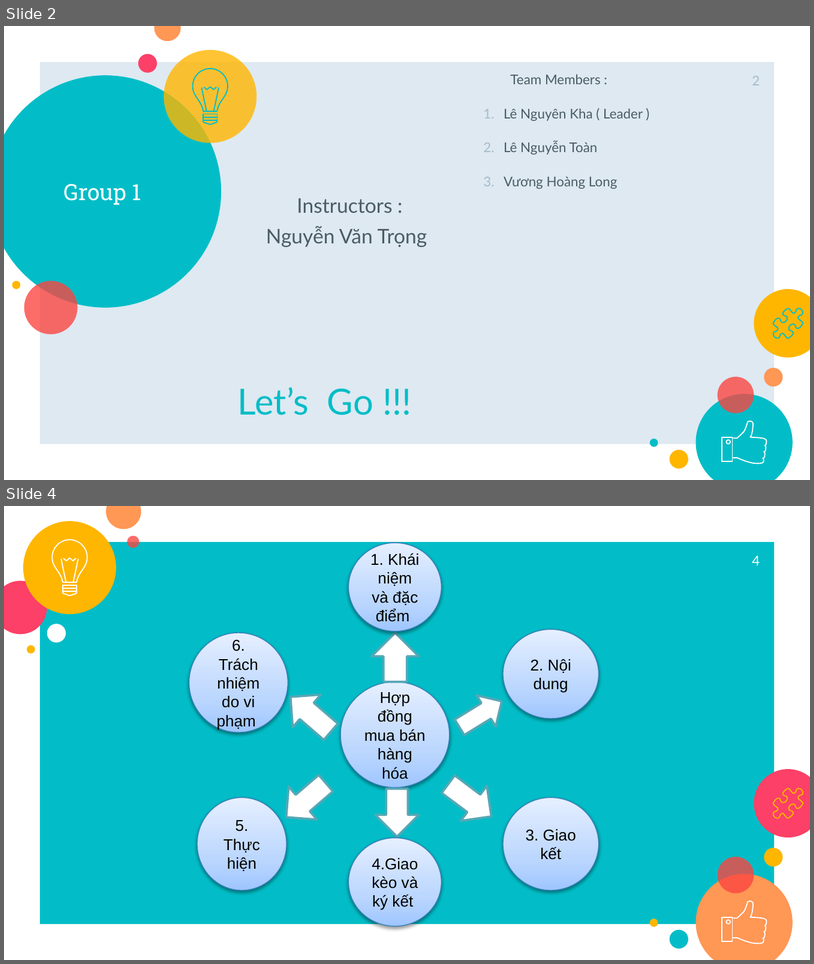
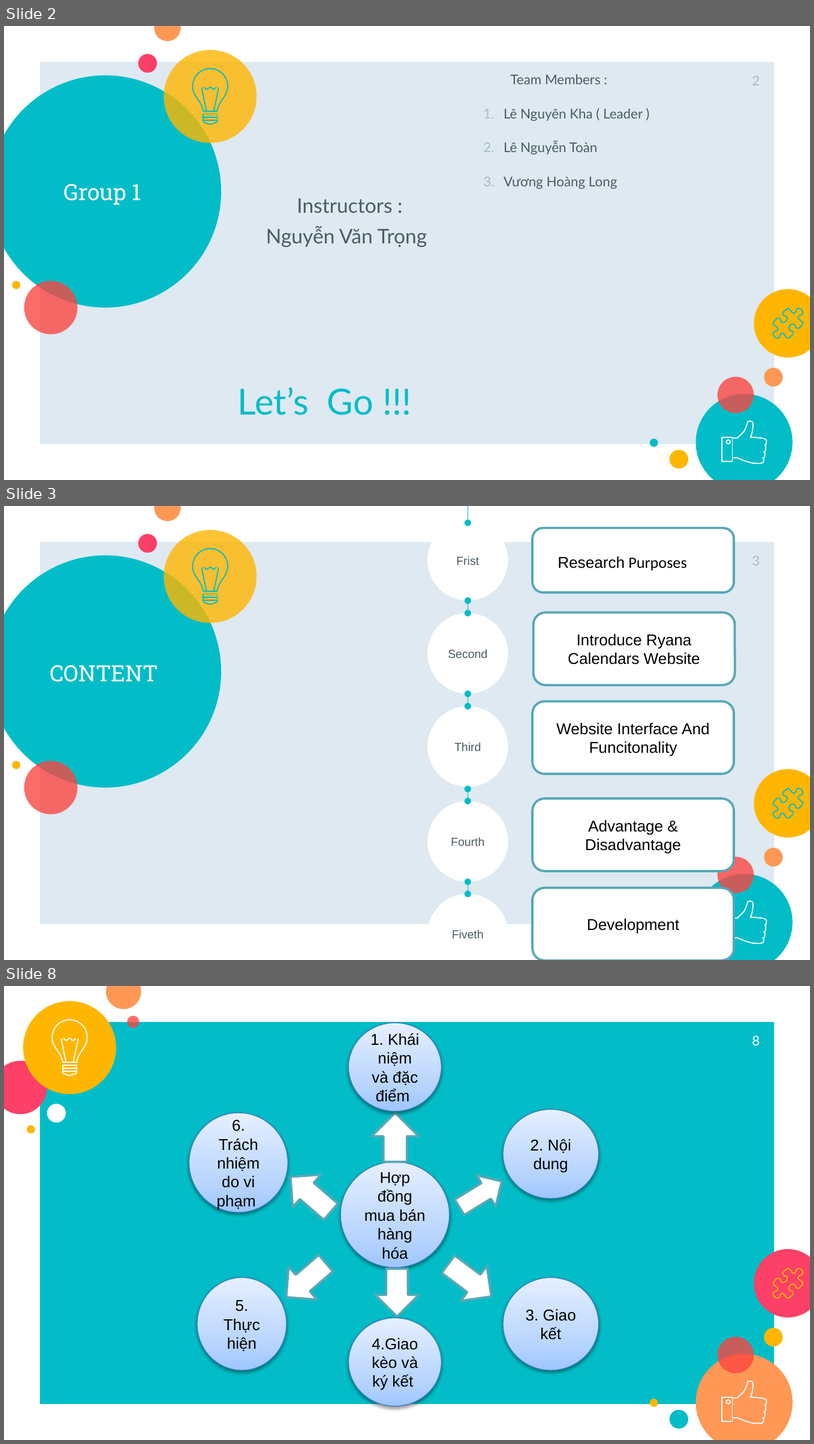
Before and after one commit to hoanglongvuong/aptechseem1, a slide deck: My Projects/SlideWebsite.pptx. Shown one above the other, each under a label of ours: slides 2 and 4 before the commit, slides 2, 3 and 8 after it; the slides between them are not shown. The pictures are 814x964 and 814x1444 pixels, drawn with LibreOffice and Linux fonts; fonts in the diff are those of the drawing. Boxes give left, top, right and bottom in pixels: in the first picture for what was removed or moved away, otherwise in the second. Text is boxed around its words. In the diff, an @@ line names an element or a change of style, - is before the commit and + after.

```diff
--- a/My Projects/SlideWebsite.pptx
+++ b/My Projects/SlideWebsite.pptx
@@ slide 3 added at box(4, 506, 810, 960), background #FFFFFF; not listed: 21 template elements that a slide beside it also shows @@
@@ ellipse added at box(428, 520, 508, 600), fill #FFFFFF, 10.5 pt, text #4A5C65 @@
+Frist
@@ arrow added from (468, 506) to (468, 523), #02BDC7 0.75 pt @@
@@ rounded rectangle added at box(533, 528, 735, 592), fill #FFFFFF, outline #57A7B5 2 pt, 14 pt, text #000000 @@
+Research Purposes
@@ page number added at box(752, 556, 760, 565), 12 pt, text #A6BCC9 @@
+3
@@ ellipse added at box(428, 613, 508, 694), fill #FFFFFF, 10.5 pt, text #4A5C65 @@
+Second
@@ double arrow added from (468, 600) to (468, 613), #02BDC7 0.75 pt @@
@@ rounded rectangle added at box(534, 612, 735, 685), fill #FFFFFF, outline #57A7B5 2 pt, 14 pt, text #000000 @@
+Introduce Ryana Calendars Website
@@ title added at box(50, 665, 158, 682), 20 pt, text #FFFFFF @@
+CONTENT
@@ double arrow added from (468, 694) to (468, 706), #02BDC7 0.75 pt @@
@@ rounded rectangle added at box(533, 701, 735, 774), fill #FFFFFF, outline #57A7B5 2 pt, 14 pt, text #000000 @@
+Website Interface And Funcitonality
@@ ellipse added at box(428, 706, 508, 787), fill #FFFFFF, 10.5 pt, text #4A5C65 @@
+Third
@@ double arrow added from (468, 789) to (468, 801), #02BDC7 0.75 pt @@
@@ ellipse added at box(428, 801, 508, 882), fill #FFFFFF, 10.5 pt, text #4A5C65 @@
+Fourth
@@ rounded rectangle added at box(533, 798, 735, 870), fill #FFFFFF, outline #57A7B5 2 pt, 14 pt, text #000000 @@
+Advantage & Disadvantage
@@ double arrow added from (468, 882) to (468, 894), #02BDC7 0.75 pt @@
@@ ellipse added at box(428, 894, 508, 960), fill #FFFFFF, 10.5 pt, text #4A5C65 @@
+Fiveth
@@ rounded rectangle added at box(533, 888, 735, 960), fill #FFFFFF, outline #57A7B5 2 pt, 14 pt, text #000000 @@
+Development
@@ arrow added from (468, 912) to (468, 959), #02BDC7 0.75 pt @@
@@ what was slide 4 is now slide 8 @@
@@ page number at box(752, 1035, 760, 1045): text changed @@
-4
+8
```
Also in this commit, not shown: 2 slides changed, 5 other slides added, 1 slide removed, 14 other files.
